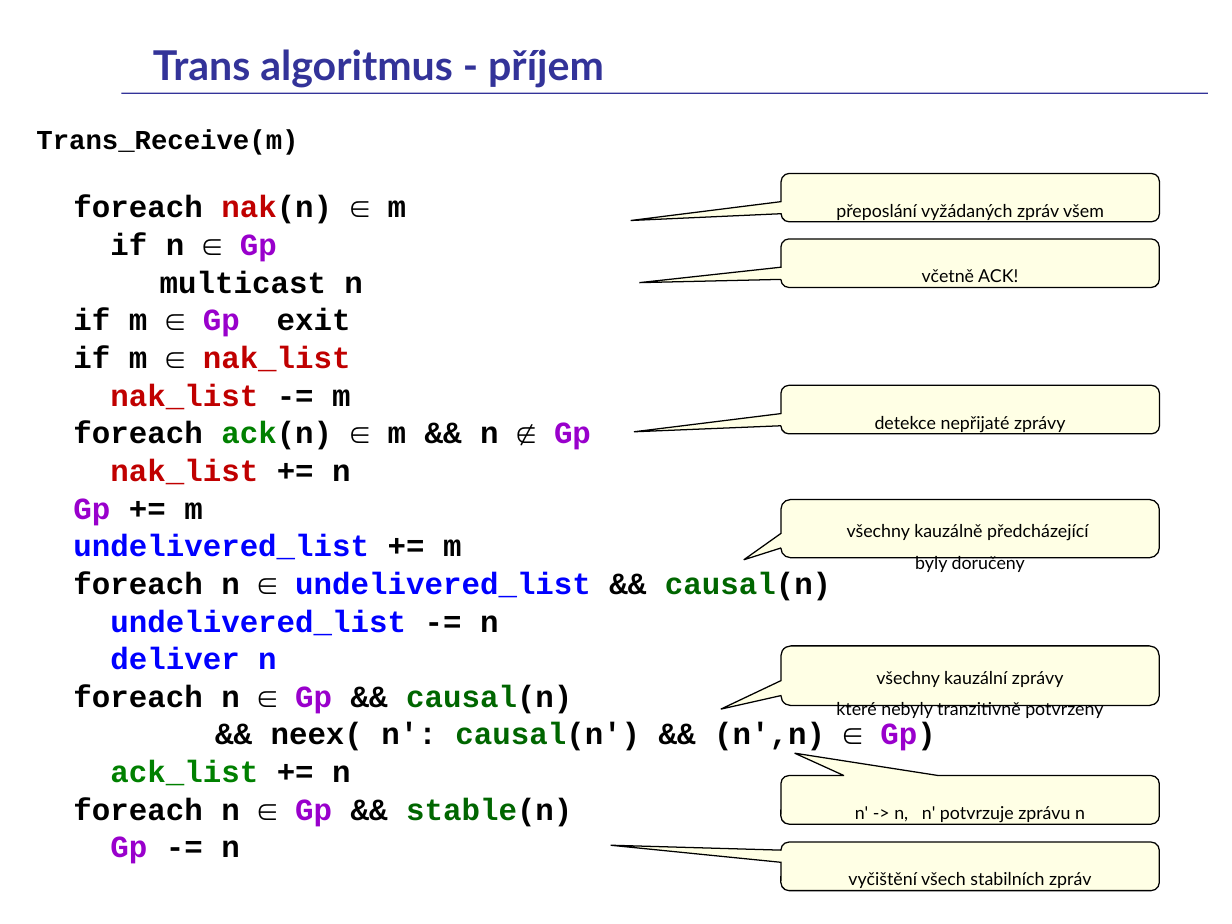
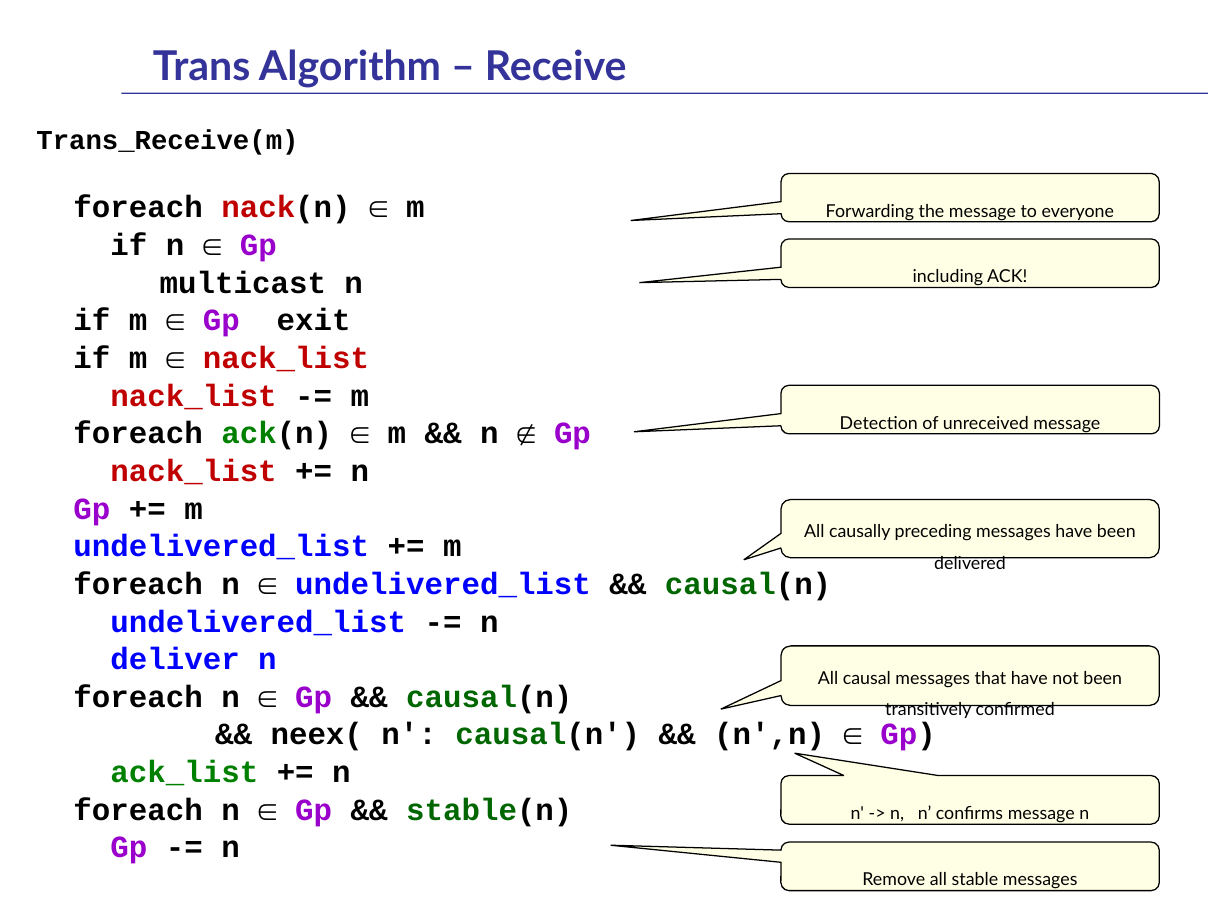
Before and after one commit to fan1x/fan1x.github.io, a slide deck: slide 91 of data/2025-26/pds/PDS-en.pptx. Drawn at 1232x924 pixels with LibreOffice and Linux fonts; fonts in the diff are those of the drawing. Boxes give left, top, right and bottom in pixels: in the first picture for what was removed or moved away, otherwise in the second. Text is boxed around its words. In the diff, an @@ line names an element or a change of style, - is before the commit and + after.

Commit message:
adding trans algo

```diff
--- a/data/2025-26/pds/PDS-en.pptx
+++ b/data/2025-26/pds/PDS-en.pptx
@@ title at (153,49,627,88): text changed @@
-Trans algoritmus - příjem
+Trans Algorithm – Receive
@@ text at (73,195,424,224): text changed @@
-foreach nak(n) ∈ m
+foreach nack(n) ∈ m
@@ text in rounded speech box at (826,204,1115,221): text changed @@
-přeposlání vyžádaných zpráv všem
+Forwarding the message to everyone
@@ text in rounded speech box at (913,269,1027,286): text changed @@
-včetně ACK!
+including ACK!
@@ text at (73,346,369,410): text changed @@
-if m ∈ nak_list
-nak_list -= m
+if m ∈ nack_list
+nack_list -= m
@@ text in rounded speech box at (840,416,1100,433): text changed @@
-detekce nepřijaté zprávy
+Detection of unreceived message
@@ text at (110,459,369,485): text changed @@
-nak_list += n
+nack_list += n
@@ text in rounded speech box at (804,524,1136,569): text changed @@
-všechny kauzálně předcházející
-byly doručeny
+All causally preceding messages have been delivered
@@ text in rounded speech box at (818,671,1122,718): text changed @@
-všechny kauzální zprávy
-které nebyly tranzitivně potvrzeny
+All causal messages that have not been transitively confirmed
@@ text in rounded speech box at (851,805,1089,823): text changed @@
-n' -> n, n' potvrzuje zprávu n
+n' -> n, n’ confirms message n
@@ text in rounded speech box at (862,872,1078,889): text changed @@
-vyčištění všech stabilních zpráv
+Remove all stable messages
```
Also in this commit, not shown: 7 other slides changed, 1 slide added, 1 slide removed, 1 other file.
